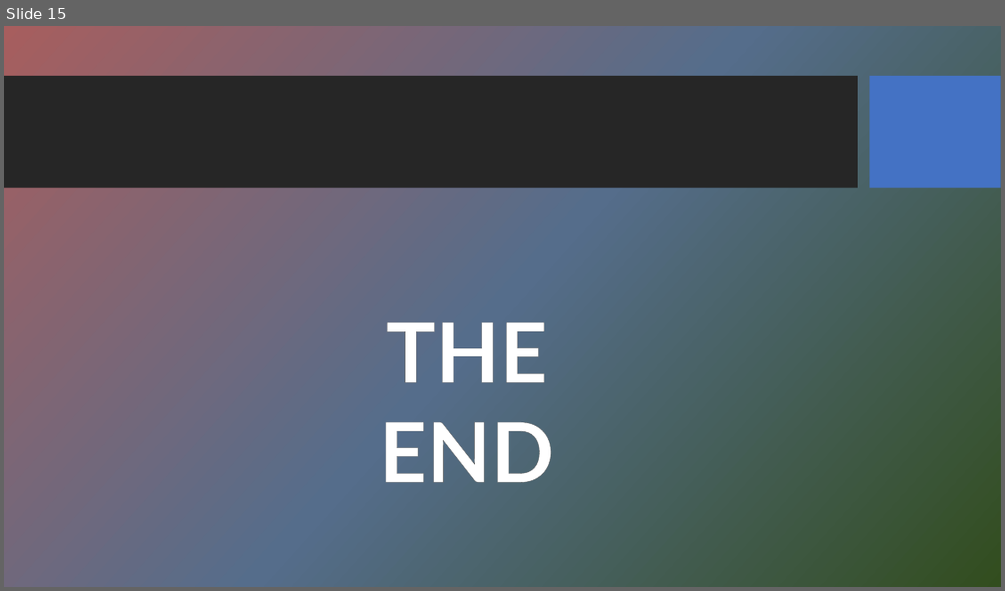
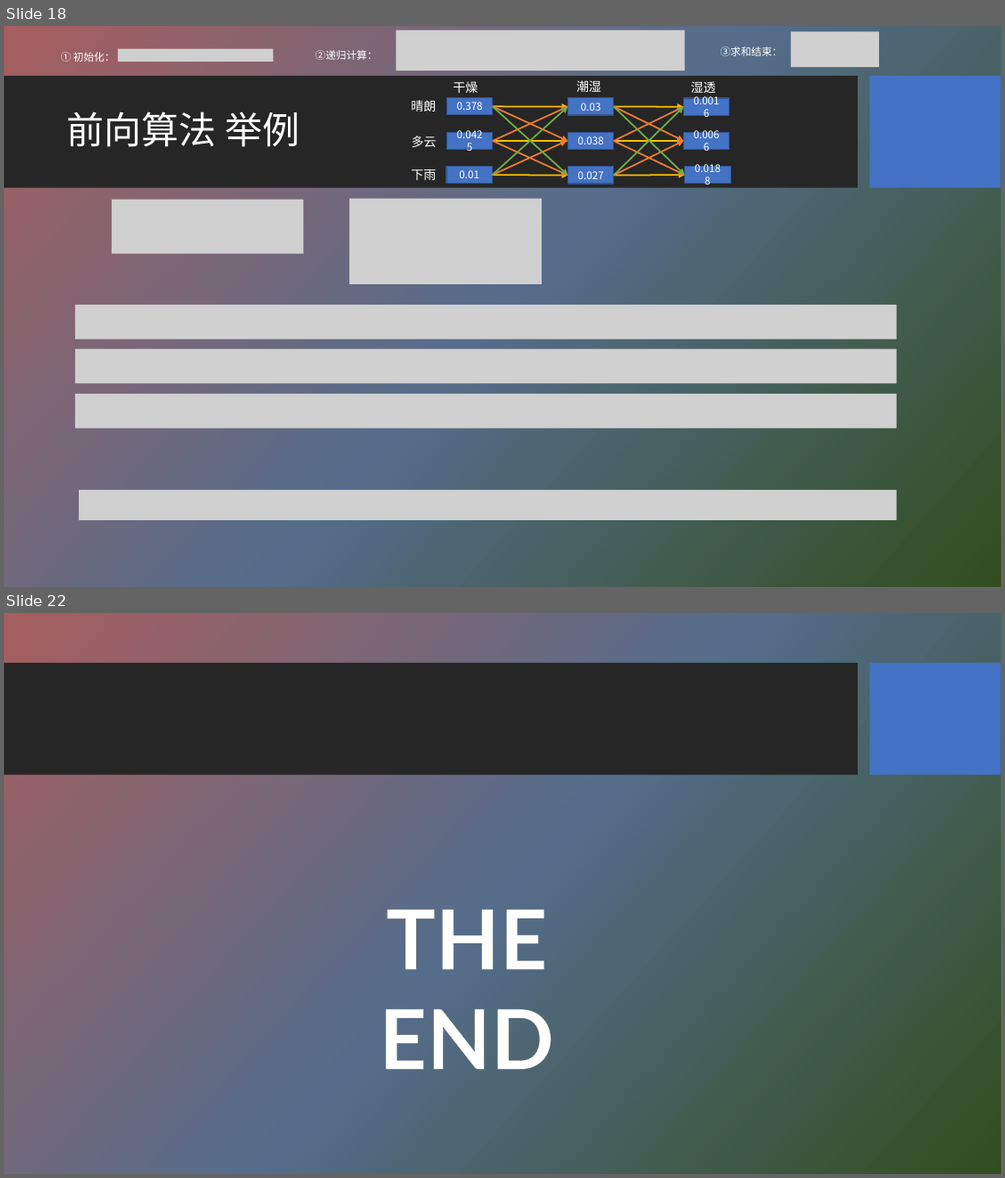
Before and after one commit to HBU/NLP_PPT, a slide deck: PPT-2020/ch04 隐马尔科夫模型.pptx. Shown one above the other, each under a label of ours: slide 15 before the commit, slides 18 and 22 after it; the slides between them are not shown. The pictures are 1005x591 and 1005x1178 pixels, drawn with LibreOffice and Linux fonts; fonts in the diff are those of the drawing; grey boxes stand for pictures; background and template pictures are left out. Boxes give left, top, right and bottom in pixels: in the first picture for what was removed or moved away, otherwise in the second. Text is boxed around its words. In the diff, an @@ line names an element or a change of style, - is before the commit and + after.

```diff
--- a/PPT-2020/ch04 隐马尔科夫模型.pptx
+++ b/PPT-2020/ch04 隐马尔科夫模型.pptx
@@ slide 18 added at [4, 26, 1001, 587], background picture (left out); not listed: 2 template elements that a slide beside it also shows @@
@@ text added at [61, 52, 115, 62], 10 pt, text #FFFFFF @@
+① 初始化：
@@ picture added at [118, 49, 273, 62] @@
@@ text added at [316, 50, 378, 60], 10 pt, text #FFFFFF @@
+②递归计算：
@@ picture added at [396, 30, 685, 70] @@
@@ text added at [720, 46, 783, 56], 10 pt, text #FFFFFF @@
+③求和结束：
@@ picture added at [791, 32, 879, 67] @@
@@ text added at [411, 100, 436, 111], 12 pt, text #FFFFFF @@
+晴朗
@@ text added at [453, 81, 477, 93], 12 pt, text #FFFFFF @@
+干燥
@@ text added at [576, 80, 601, 92], 12 pt, text #FFFFFF @@
+潮湿
@@ text added at [691, 81, 716, 93], 12 pt, text #FFFFFF @@
+湿透
@@ title added at [67, 111, 299, 147], 36 pt, text #FFFFFF @@
+前向算法 举例
@@ group added at [446, 98, 730, 184]: 18 arrows, 9 rectangles @@
+0.378
+0.03
+0.0016
+0.0425
+0.01
+0.038
+0.0066
+0.0188
+0.027
@@ text added at [412, 135, 437, 147], 12 pt, text #FFFFFF @@
+多云
@@ text added at [411, 169, 436, 180], 12 pt, text #FFFFFF @@
+下雨
@@ picture added at [112, 200, 304, 254] @@
@@ picture added at [349, 199, 542, 285] @@
@@ picture added at [75, 305, 896, 339] @@
@@ picture added at [75, 349, 896, 384] @@
@@ picture added at [75, 394, 896, 427] @@
@@ picture added at [79, 490, 896, 520] @@
@@ what was slide 15 is now slide 22 @@
```
Also in this commit, not shown: 3 slides changed, 8 other slides added, 2 slides removed.
